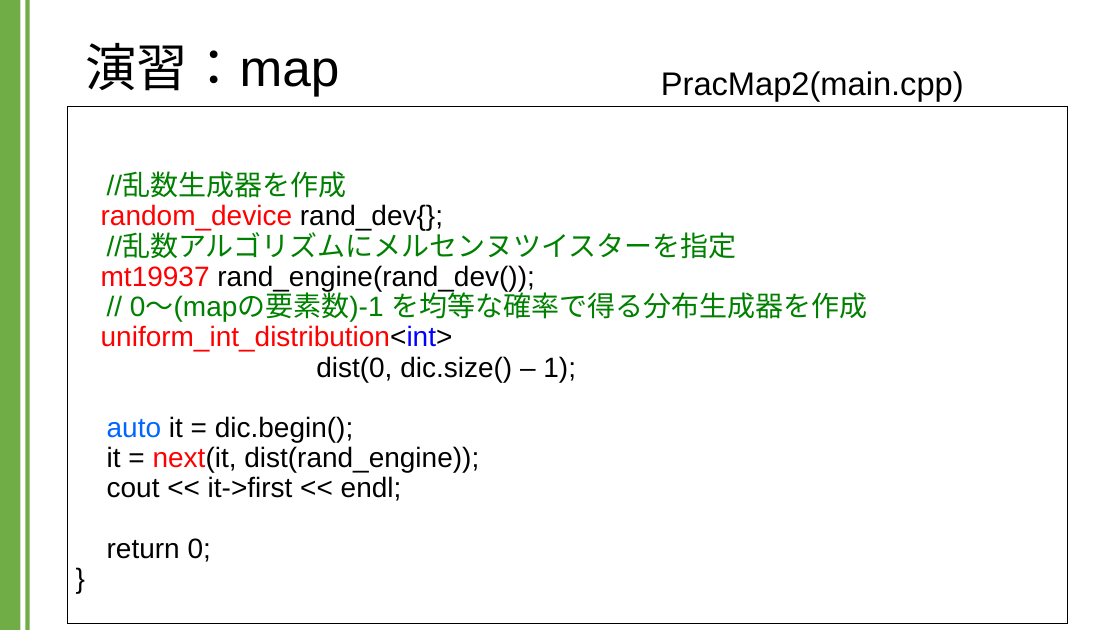
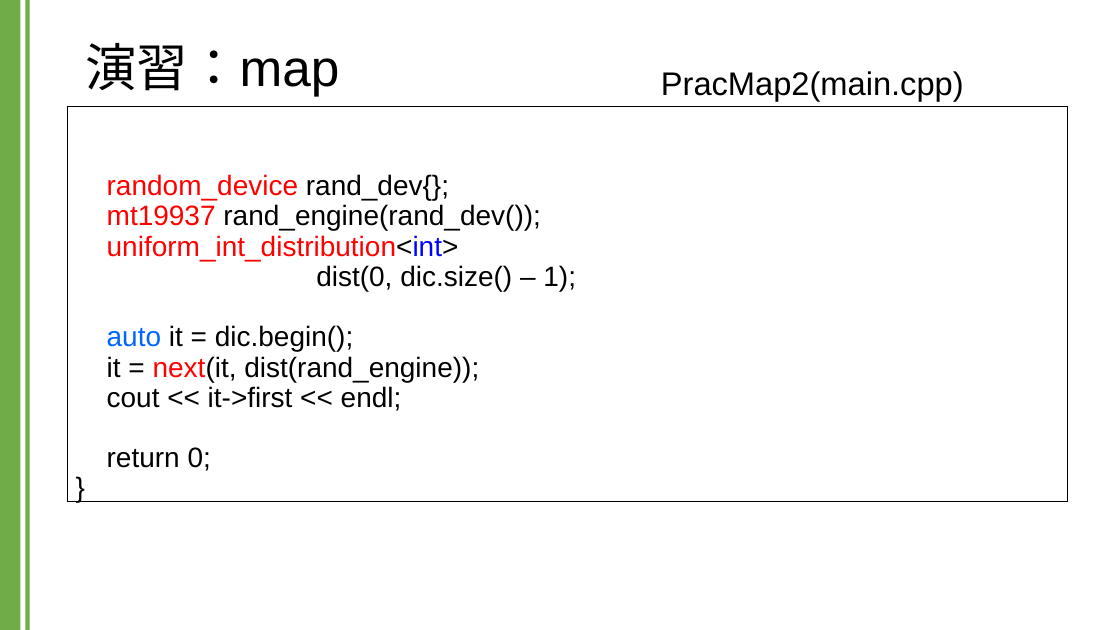
Before and after one commit to kic-murata/cpp2024, a slide deck: slide 20 of 授業資料/演習課題：map.pptx. Drawn at 1120x630 pixels with LibreOffice and Linux fonts; fonts in the diff are those of the drawing. Boxes give left, top, right and bottom in pixels: in the first picture for what was removed or moved away, otherwise in the second. Text is boxed around its words. In the diff, an @@ line names an element or a change of style, - is before the commit and + after.

```diff
--- a/授業資料/演習課題：map.pptx
+++ b/授業資料/演習課題：map.pptx
@@ text "random_device rand_dev{}; mt19937 rand_engine(rand_dev()); u ...": place and size @@
-text "random_device rand_dev{}; mt19937 rand_engine(rand_dev()); u ..." at box(67, 107, 1068, 623)
+text "random_device rand_dev{}; mt19937 rand_engine(rand_dev()); u ..." at box(67, 107, 1068, 502)
@@ text at box(107, 174, 576, 471): text changed @@
-//乱数生成器を作成
-random_device rand_dev{};
-//乱数アルゴリズムにメルセンヌツイスターを指定
-mt19937 rand_engine(rand_dev());
-// 0～(mapの要素数)-1 を均等な確率で得る分布生成器を作成
-uniform_int_distribution<int>
-dist(0, dic.size() – 1);
-auto it = dic.begin();
-it = next(it, dist(rand_engine));
-cout << it->first << endl;
-return 0;
-}
+random_device rand_dev{};
+mt19937 rand_engine(rand_dev());
+uniform_int_distribution<int>
+dist(0, dic.size() – 1);
+auto it = dic.begin();
+it = next(it, dist(rand_engine));
+cout << it->first << endl;
+return 0;
+}
```
Also in this commit, not shown: 1 other slide changed.
